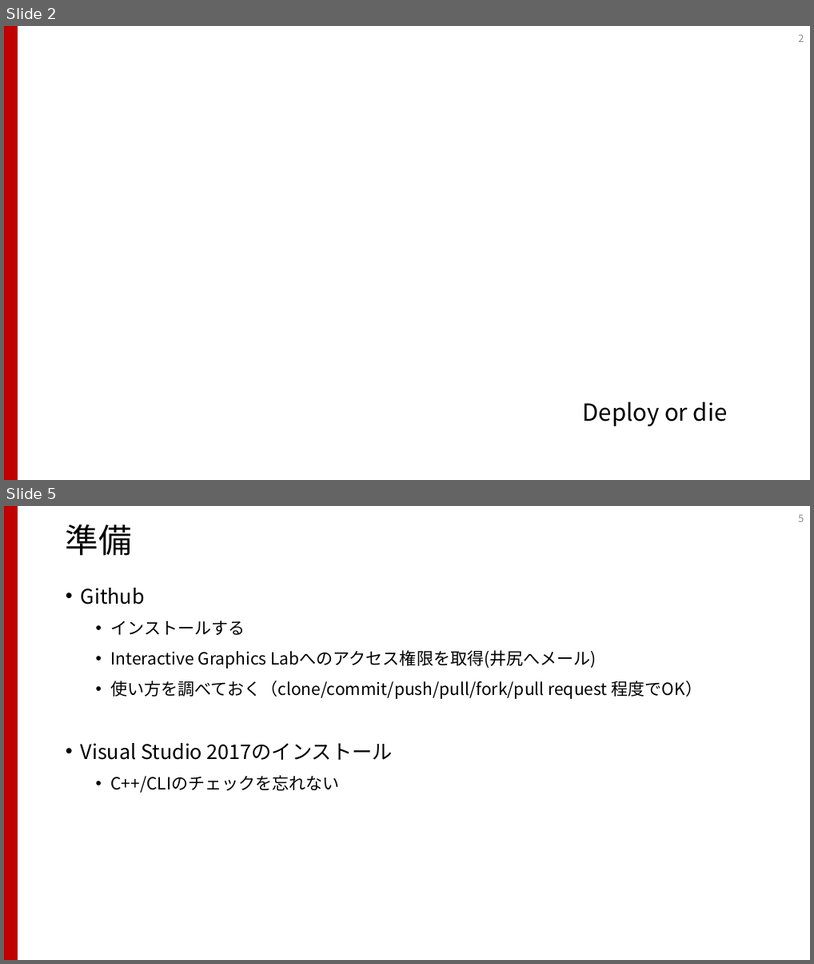
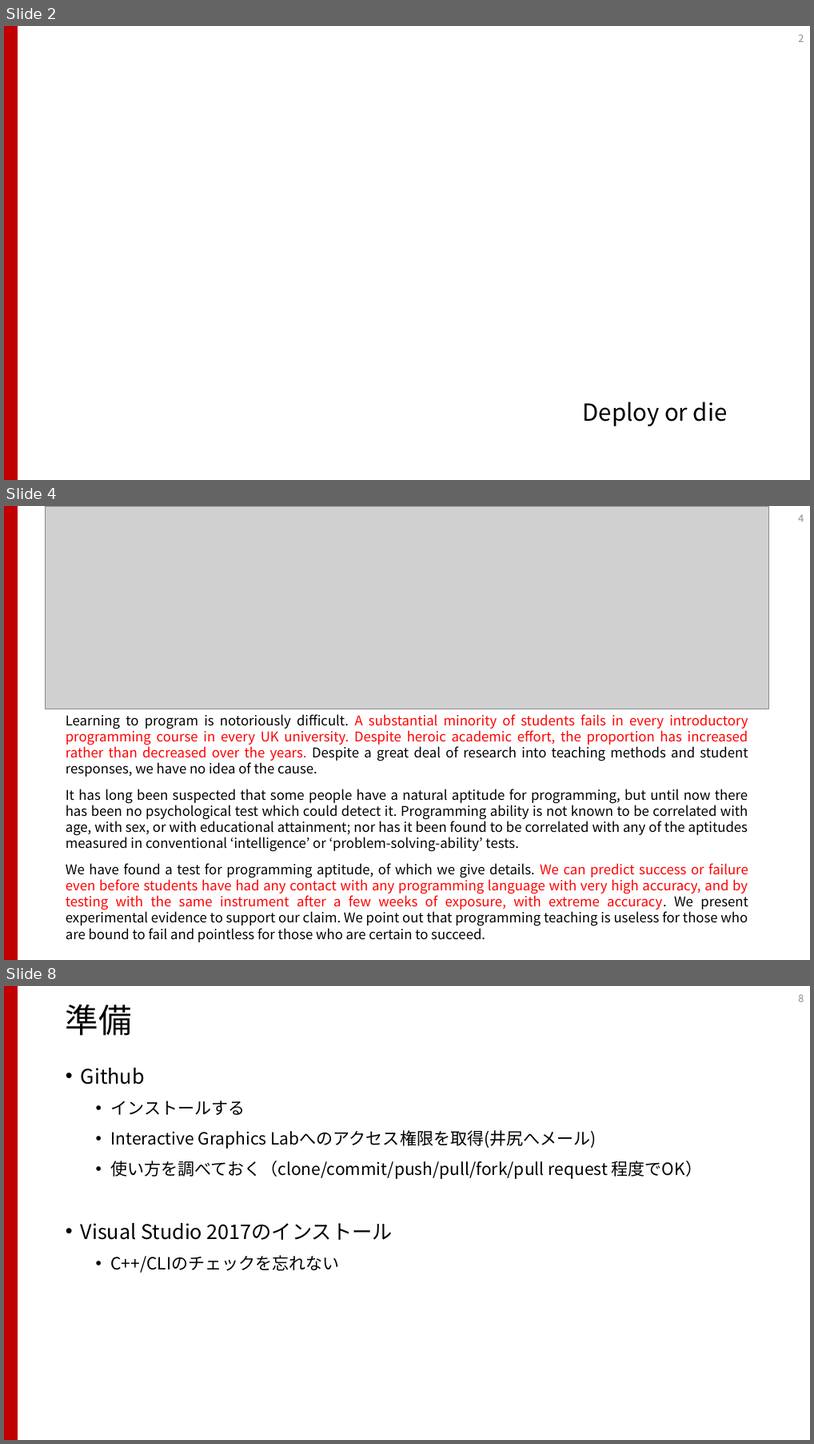
Before and after one commit to shibasab/IGLabProgramBootup, a slide deck: プログラミングスタートアップ.pptx. Shown one above the other, each under a label of ours: slides 2 and 5 before the commit, slides 2, 4 and 8 after it; the slides between them are not shown. The pictures are 814x964 and 814x1444 pixels, drawn with LibreOffice and Linux fonts; fonts in the diff are those of the drawing; grey boxes stand for pictures. Boxes give left, top, right and bottom in pixels: in the first picture for what was removed or moved away, otherwise in the second. Text is boxed around its words. In the diff, an @@ line names an element or a change of style, - is before the commit and + after.

```diff
--- a/プログラミングスタートアップ.pptx
+++ b/プログラミングスタートアップ.pptx
@@ slide 4 added at box(4, 506, 810, 960), background #FFFFFF; not listed: 1 template element that a slide beside it also shows @@
@@ picture added at box(45, 506, 770, 708) @@
@@ page number added at box(798, 515, 804, 522), 12 pt, text #8C8C8C @@
+4
@@ text added at box(66, 714, 749, 942), 16 pt, text #000000 @@
+Learning to program is notoriously difficult. A substantial minority of students fails in every introductory programming course in every UK university. Despite heroic academic effort, the proportion has increased rather than decreased over the years. Despite a great deal of research into teaching methods and student responses, we have no idea of the cause.
+It has long been suspected that some people have a natural aptitude for programming, but until now there has been no psychological test which could detect it. Programming ability is not known to be correlated with age, with sex, or with educational attainment; nor has it been found to be correlated with any of the aptitudes measured in conventional ‘intelligence’ or ‘problem-solving-ability’ tests.
+We have found a test for programming aptitude, of which we give details. We can predict success or failure even before students have had any contact with any programming language with very high accuracy, and by testing with the same instrument after a few weeks of exposure, with extreme accuracy. We present experimental evidence to support our claim. We point out that programming teaching is useless for those who are bound to fail and pointless for those who are certain to succeed.
@@ what was slide 5 is now slide 8 @@
```
Also in this commit, not shown: 4 slides changed, 3 other slides added.
